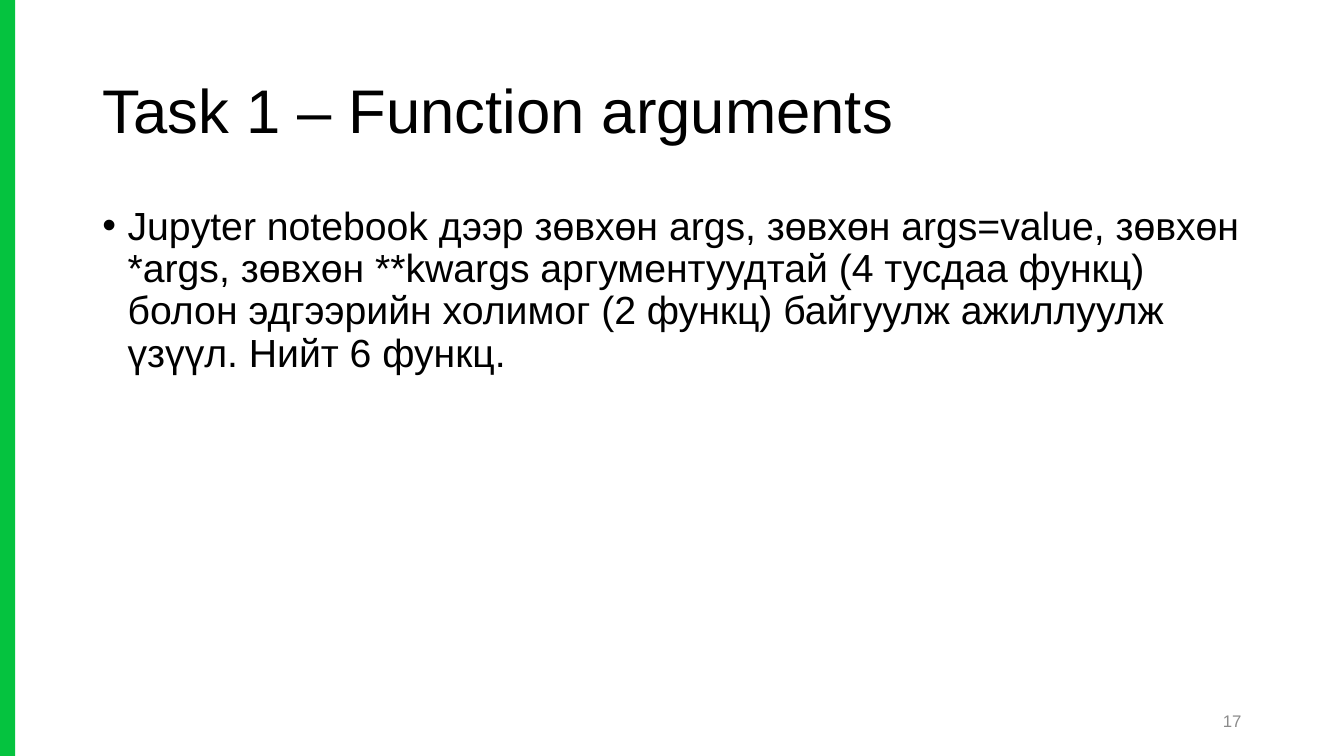
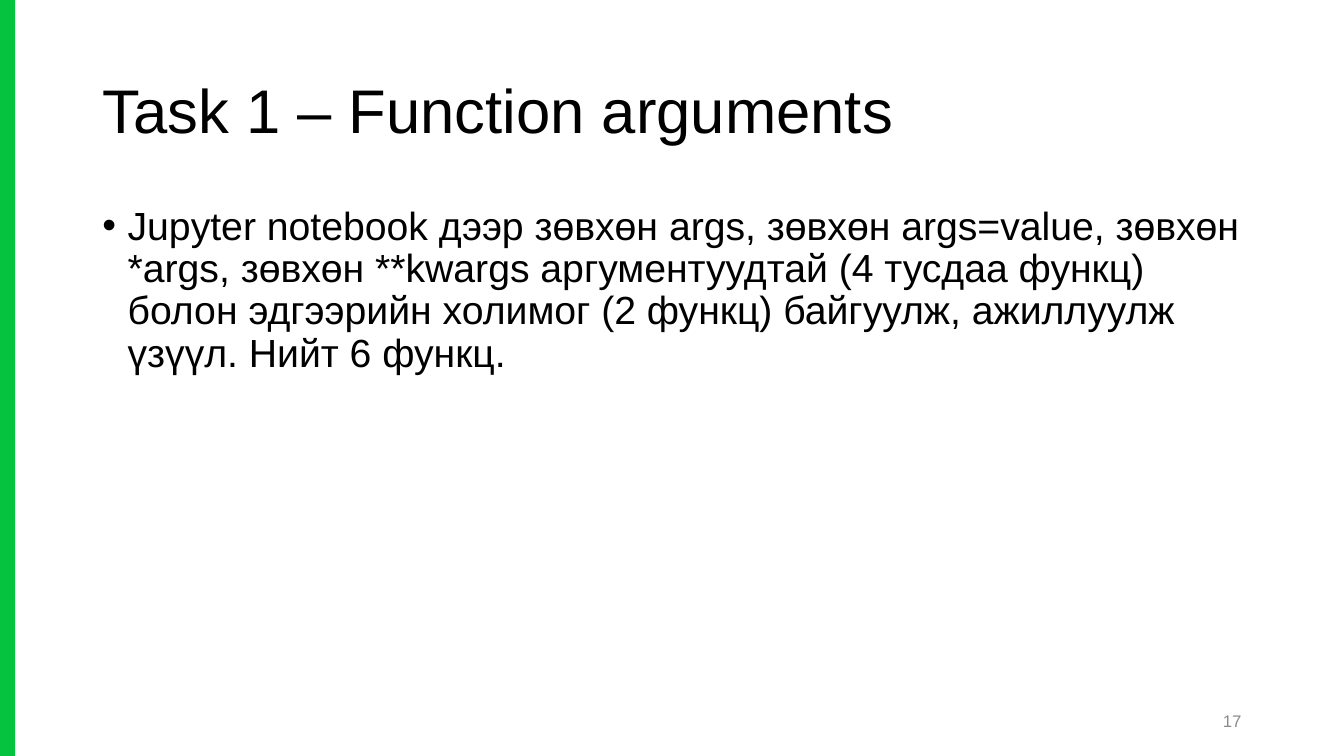
Before and after one commit to khishke/Introduction_Python, a slide deck: slide 17 of 3_Function_Class_and_Tools/ppt/Week_3_Function_and_Regex.pptx. Drawn at 1344x756 pixels with LibreOffice and Linux fonts; fonts in the diff are those of the drawing; background and template pictures are left out. Boxes give left, top, right and bottom in pixels: in the first picture for what was removed or moved away, otherwise in the second. Text is boxed around its words. In the diff, an @@ line names an element or a change of style, - is before the commit and + after.

```diff
--- a/3_Function_Class_and_Tools/ppt/Week_3_Function_and_Regex.pptx
+++ b/3_Function_Class_and_Tools/ppt/Week_3_Function_and_Regex.pptx
@@ text at bbox=[128, 211, 1240, 375]: text changed @@
-• Jupyter notebook дээр зөвхөн args, зөвхөн args=value, зөвхөн *args, зөвхөн **kwargs аргументуудтай (4 тусдаа функц) болон эдгээрийн холимог (2 функц) байгуулж ажиллуулж үзүүл. Нийт 6 функц.
+• Jupyter notebook дээр зөвхөн args, зөвхөн args=value, зөвхөн *args, зөвхөн **kwargs аргументуудтай (4 тусдаа функц) болон эдгээрийн холимог (2 функц) байгуулж, ажиллуулж үзүүл. Нийт 6 функц.
```
Also in this commit, not shown: 3 other slides changed, 6 other files.
